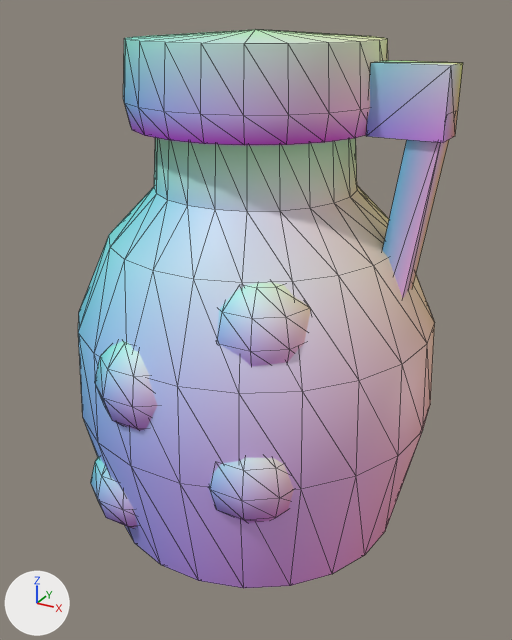
What one commit did to the glTF model game/art3d/props/pickle_jar.glb.
Before and after are seen from a camera (50 mm lens) standing at (0.141, -0.257, 0.232) and looking at (0.002, -0.004, 0.106). Lighting does not change. The marker at lower left points along +X, +Y and +Z. The picture after the commit comes second. Mesh edges are drawn as thin lines. Vertices at exactly the same position are counted once.

The older version as bpy lines, for what is in view:
```python
me_pickle_jar = bpy.data.meshes.new('pickle_jar')
me_pickle_jar.from_pydata(...)  # 446 vertices, 860 faces; spans x -0.08..0.08, y -0.083..0.079, z 0.0..0.225
me_pickle_jar.materials.append(mat_defaultmaterial)
ob_pickle_jar = bpy.data.objects.new('pickle_jar', me_pickle_jar)
ob_pickle_jar.location = (0.0, 0.0, 0.0)
```
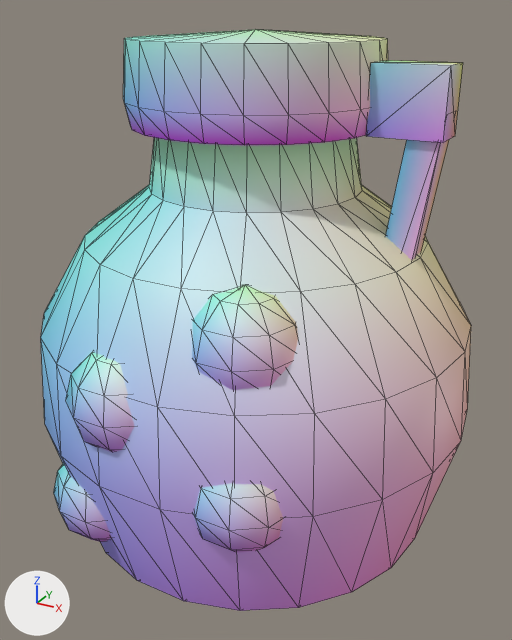
Where the change shows, as pixel boxes [x1, y1, x2, y2] in the pictures (512 x 640 px; the box of a moved part takes in the faces that stretch with it):
'pickle_jar', reshaped (12% wider): before [78, 29, 463, 588]; after [41, 29, 471, 611]
part 1 of me_pickle_jar, moved or reshaped: before [91, 457, 137, 528]; after [54, 463, 111, 542]
part 2 of me_pickle_jar, moved or reshaped: before [209, 458, 294, 523]; after [193, 483, 283, 552]
part 3 of me_pickle_jar, moved or reshaped: before [95, 341, 157, 431]; after [66, 352, 135, 452]
part 4 of me_pickle_jar, moved or reshaped: before [217, 283, 311, 367]; after [192, 285, 298, 391]
part 5 of me_pickle_jar, moved or reshaped: before [78, 138, 435, 588]; after [41, 137, 471, 611]

Edits to the bpy script that builds the scene:
```text
Change me_pickle_jar:
    used by ob_pickle_jar; location = (0.0, 0.0, 0.0)
    remove me_pickle_jar.from_pydata(...)  # 446 vertices, 860 faces; spans x -0.08..0.08, y -0.083..0.079, z 0.0..0.225
    add me_pickle_jar.from_pydata(...)  # 446 vertices, 860 faces; spans x -0.096..0.096, y -0.099..0.095, z 0.0..0.225
    me_pickle_jar part 1: the loose piece of 52 vertices spanning x -0.052..-0.008, y -0.073..-0.031, z 0.018..0.062 is moved by (-0.004, -0.018, 0.005)
    me_pickle_jar part 2: the loose piece of 52 vertices spanning x 0.008..0.052, y -0.077..-0.035, z 0.048..0.092 is moved by (0.004, -0.016, 0.0)
    me_pickle_jar part 3: the loose piece of 52 vertices spanning x -0.034..0.01, y -0.083..-0.041, z 0.078..0.122 is moved by (0.0, -0.016, 0.0)
    me_pickle_jar part 4: the loose piece of 52 vertices spanning x 0.006..0.05, y -0.067..-0.025, z 0.103..0.147 is moved by (0.002, -0.016, 0.0)
    me_pickle_jar part 5: 132 of 446 vertices moved; they spanned x -0.08..0.08, y -0.079..0.079, z 0.0..0.165 and now span x -0.096..0.096, y -0.095..0.095, z 0.0..0.165; mean shift (0.0, 0.0, 0.0); largest move (0.077, -0.023, 0.07) -> (0.092, -0.027, 0.07)
```
